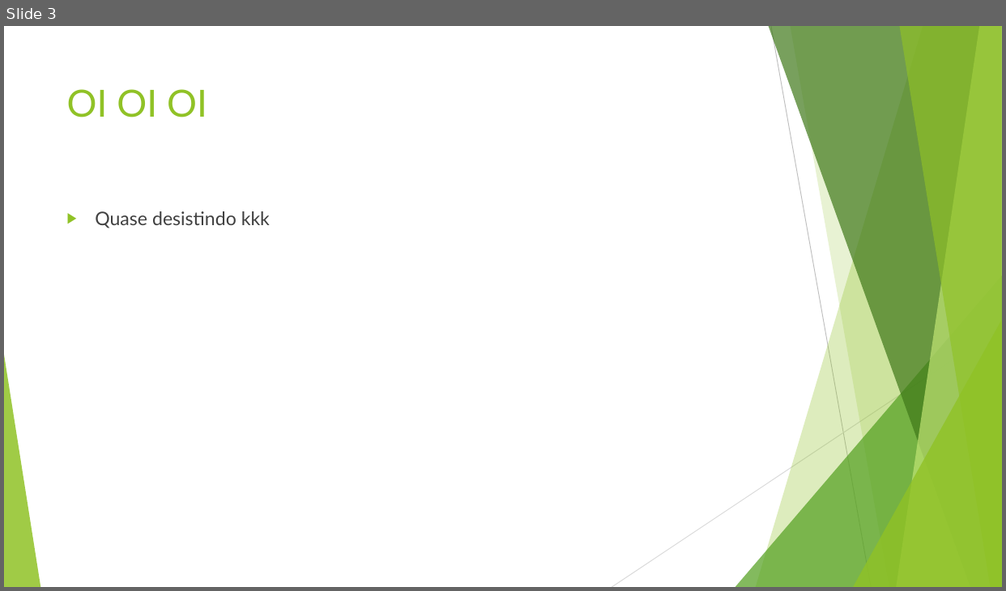
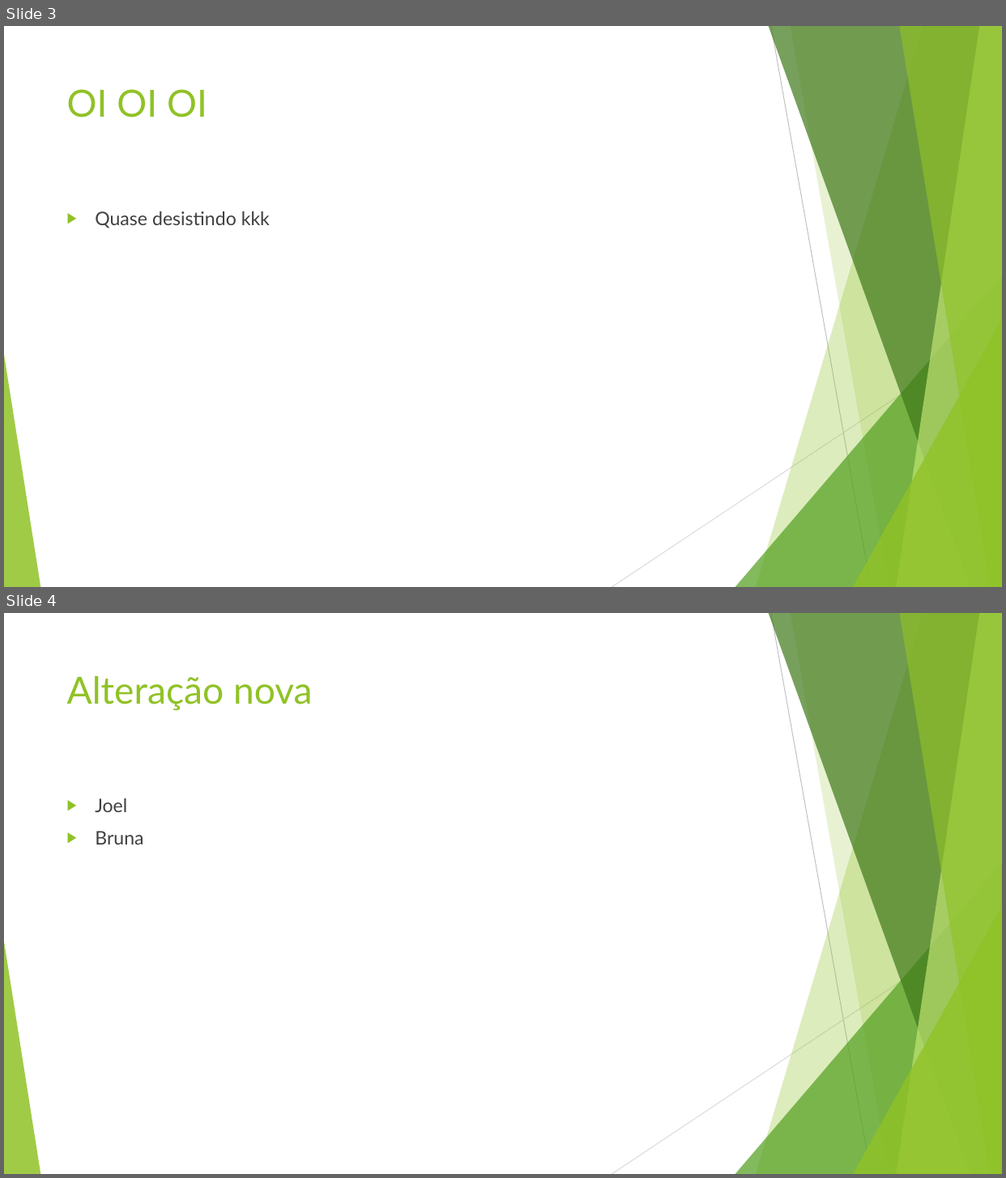
Before and after one commit to joelbrasil/prova, a slide deck: powerpoint.pptx. Shown one above the other, each under a label of ours: slide 3 before the commit, slides 3 and 4 after it. The pictures are 1006x591 and 1006x1178 pixels, drawn with LibreOffice and Linux fonts; fonts in the diff are those of the drawing. Boxes give left, top, right and bottom in pixels: in the first picture for what was removed or moved away, otherwise in the second. Text is boxed around its words. In the diff, an @@ line names an element or a change of style, - is before the commit and + after.

Commit message:
Joel e Bruna

```diff
--- a/powerpoint.pptx
+++ b/powerpoint.pptx
@@ slide 4 added at [4, 613, 1002, 1174], background #FFFFFF; not listed: 10 template elements that a slide beside it also shows @@
@@ title added at [67, 676, 313, 711], 36 pt, text #90C226 @@
+Alteração nova
@@ text added at [95, 798, 143, 845], 18 pt, text #404040 @@
+▶ Joel
+▶ Bruna
```
Also in this commit, not shown: 4 other files.
